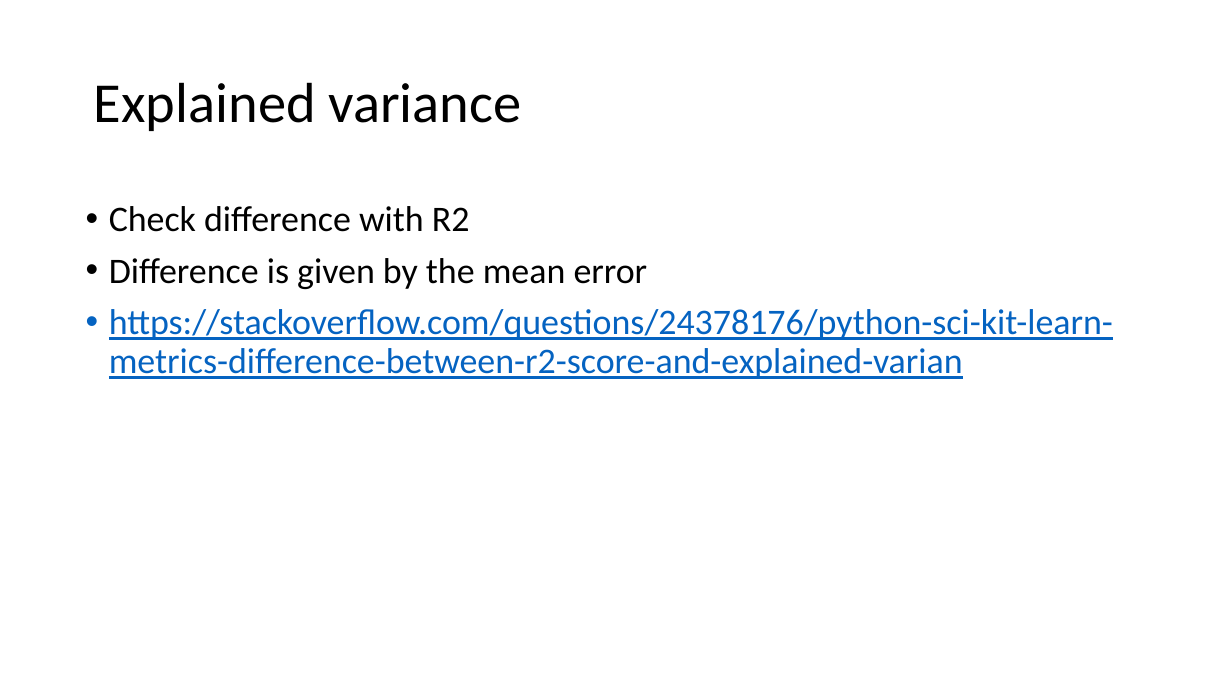
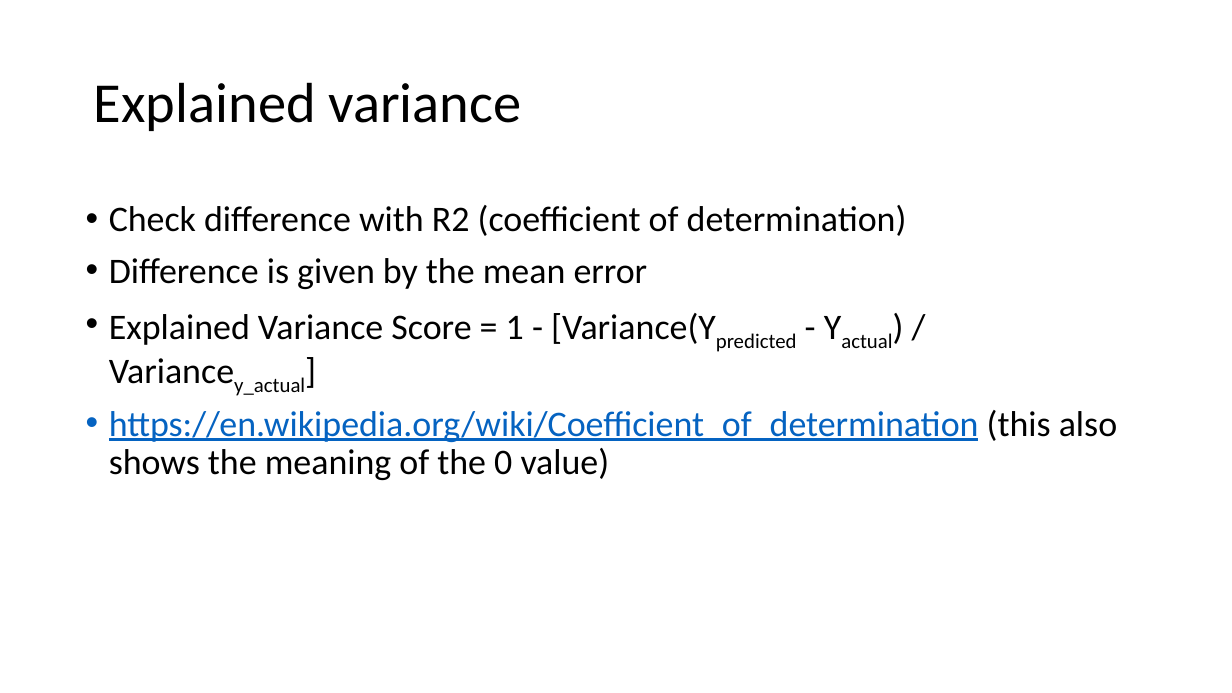
Before and after one commit to FranzGH/IoT_ML, a slide deck: slide 57 of Model selection.pptx. Drawn at 1232x693 pixels with LibreOffice and Linux fonts; fonts in the diff are those of the drawing. Boxes give left, top, right and bottom in pixels: in the first picture for what was removed or moved away, otherwise in the second. Text is boxed around its words. In the diff, an @@ line names an element or a change of style, - is before the commit and + after.

```diff
--- a/Model selection.pptx
+++ b/Model selection.pptx
@@ text at (109,205,907,236): text changed @@
-• Check difference with R2
+• Check difference with R2 (coefficient of determination)
@@ text at (109,313,1117,480): text changed; text colour #0563C1 to #000000 @@
-• https://stackoverflow.com/questions/24378176/python-sci-kit-learn-metrics-difference-between-r2-score-and-explained-varian
+• Explained Variance Score = 1 - [Variance(Ypredicted - Yactual) / Variancey_actual]
+• https://en.wikipedia.org/wiki/Coefficient_of_determination (this also shows the meaning of the 0 value)
```
Also in this commit, not shown: 11 other slides changed, 12 other files.
